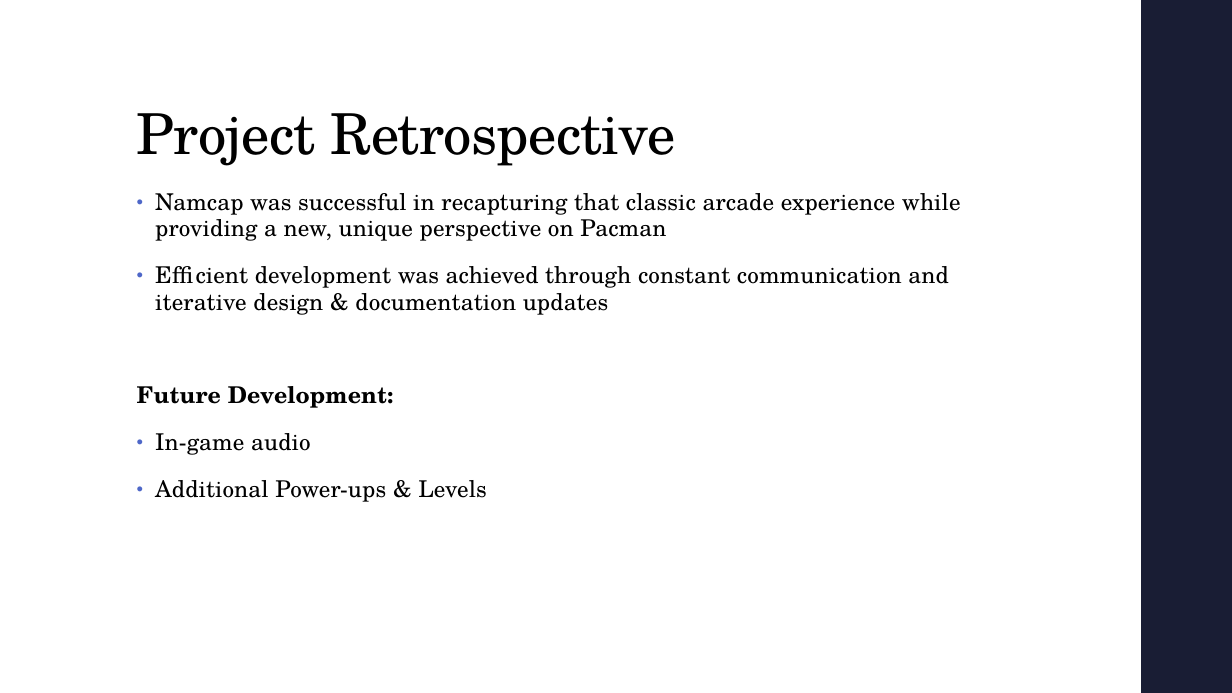
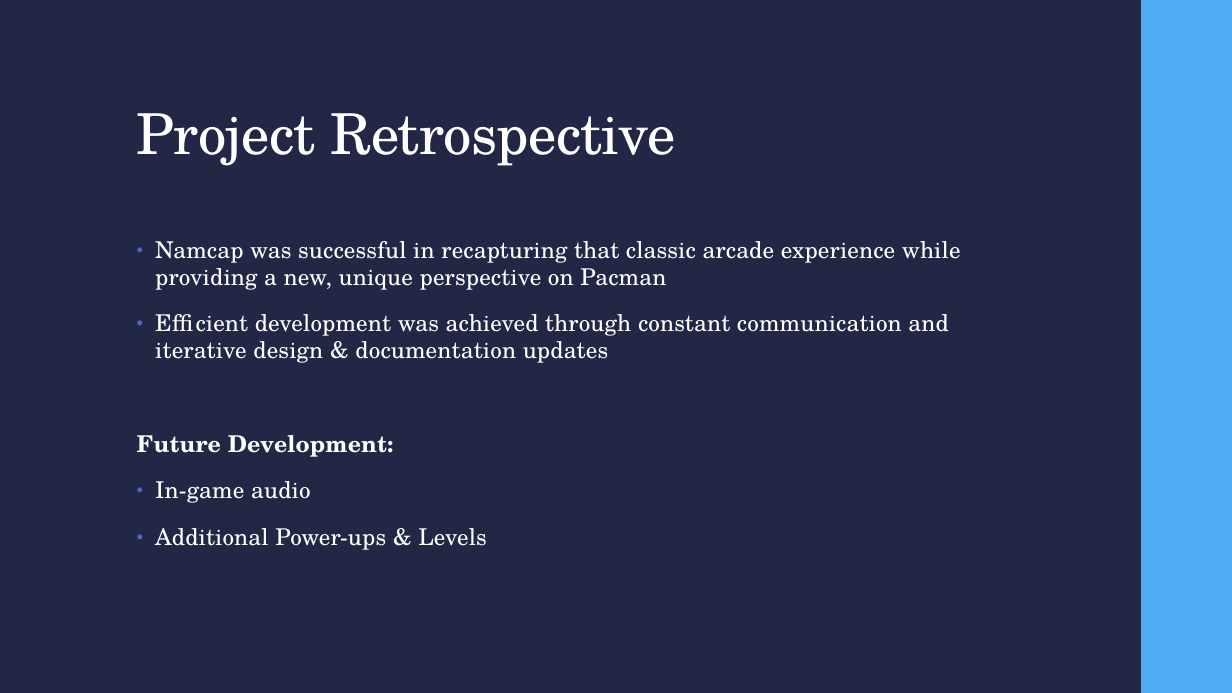
Before and after one commit to prajvinjalan/Namcap, a slide deck: slide 9 of Doc/FinalPresentation/NamcapFinalPresentation.pptx. Drawn at 1232x693 pixels with LibreOffice and Linux fonts; fonts in the diff are those of the drawing. Boxes give left, top, right and bottom in pixels: in the first picture for what was removed or moved away, otherwise in the second. Text is boxed around its words. In the diff, an @@ line names an element or a change of style, - is before the commit and + after.

Commit message:
Background Color Alteration to Presentation

```diff
--- a/Doc/FinalPresentation/NamcapFinalPresentation.pptx
+++ b/Doc/FinalPresentation/NamcapFinalPresentation.pptx
@@ background #FFFFFF to #212745 @@
@@ rectangle at <box>1141,0,1232,693</box>: fill #191D34 to #4FADF3 @@
@@ title "Project Retrospective" at <box>137,113,675,166</box>: text colour #000000 to #FFFFFF @@
@@ text "Namcap was successful in recapturing ..." at <box>137,241,961,550</box>: text colour #000000 to #FFFFFF @@
```
Also in this commit, not shown: 8 other slides changed.
